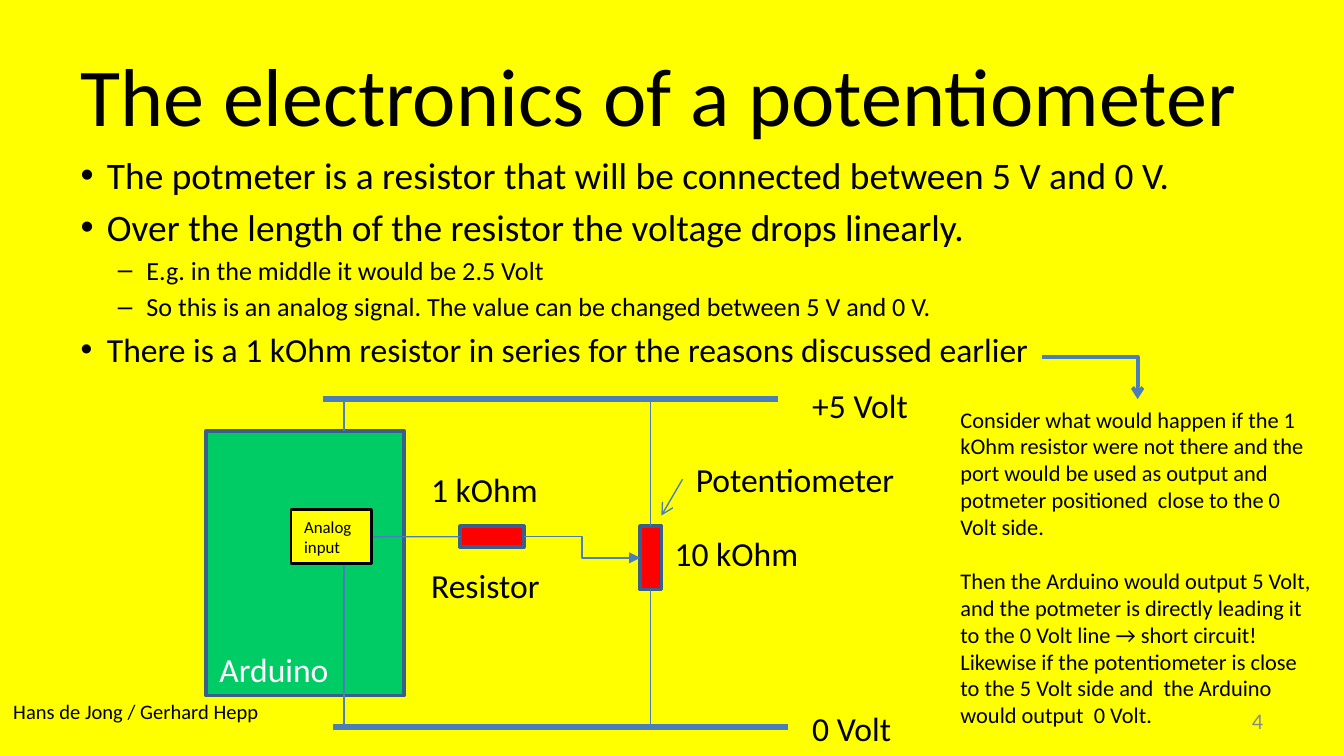
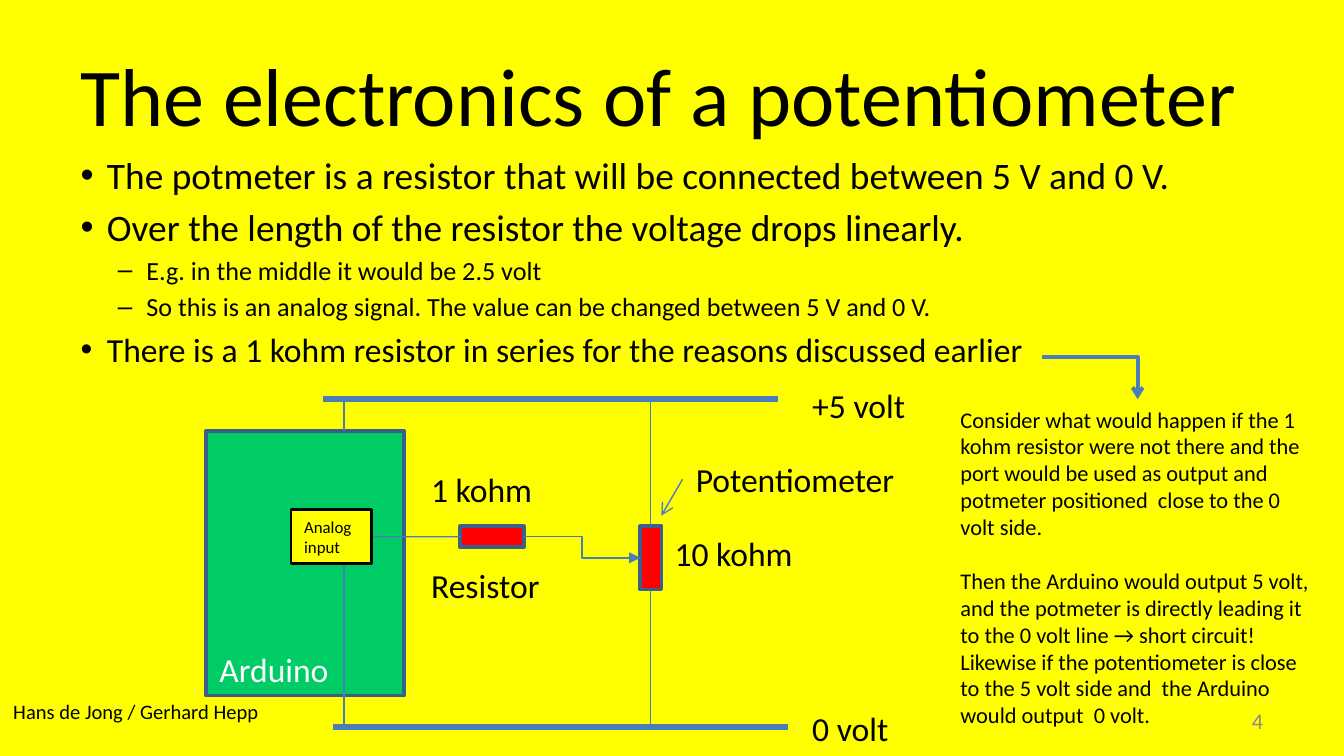
Before and after one commit to hansdejongehv/scratchClient-Tutorials, a slide deck: slide 4 of scratchClientTutorial/UK---English/UK - 2 - scratchCl Intermediate Tutorial.pptx. Drawn at 1344x756 pixels with LibreOffice and Linux fonts; fonts in the diff are those of the drawing; background and template pictures are left out. Boxes give left, top, right and bottom in pixels: in the first picture for what was removed or moved away, otherwise in the second. Text is boxed around its words. In the diff, an @@ line names an element or a change of style, - is before the commit and + after.

```diff
--- a/scratchClientTutorial/UK---English/UK - 2 - scratchCl Intermediate Tutorial.pptx
+++ b/scratchClientTutorial/UK---English/UK - 2 - scratchCl Intermediate Tutorial.pptx
@@ text at box(146, 262, 541, 285): text changed @@
-  – E.g. in the middle it would be 2.5 Volt
+  – E.g. in the middle it would be 2.5 volt
@@ text at box(107, 338, 1022, 363): text changed @@
-• There is a 1 kOhm resistor in series for the reasons discussed earlier
+• There is a 1 kohm resistor in series for the reasons discussed earlier
@@ text at box(812, 394, 906, 419): text changed @@
-+5 Volt
++5 volt
@@ text at box(960, 412, 1309, 727): text changed @@
-Consider what would happen if the 1 kOhm resistor were not there and the port would be used as output and potmeter positioned close to the 0 Volt side.
-Then the Arduino would output 5 Volt, and the potmeter is directly leading it to the 0 Volt line → short circuit!
-Likewise if the potentiometer is close to the 5 Volt side and the Arduino would output 0 Volt.
+Consider what would happen if the 1 kohm resistor were not there and the port would be used as output and potmeter positioned close to the 0 volt side.
+Then the Arduino would output 5 volt, and the potmeter is directly leading it to the 0 volt line → short circuit!
+Likewise if the potentiometer is close to the 5 volt side and the Arduino would output 0 volt.
@@ text at box(431, 478, 532, 503): text changed @@
-1 kOhm
+1 kohm
@@ text at box(675, 542, 792, 567): text changed @@
-10 kOhm
+10 kohm
@@ text at box(812, 717, 888, 742): text changed @@
-0 Volt
+0 volt
```
Also in this commit, not shown: 8 other slides changed, 41 other files.
